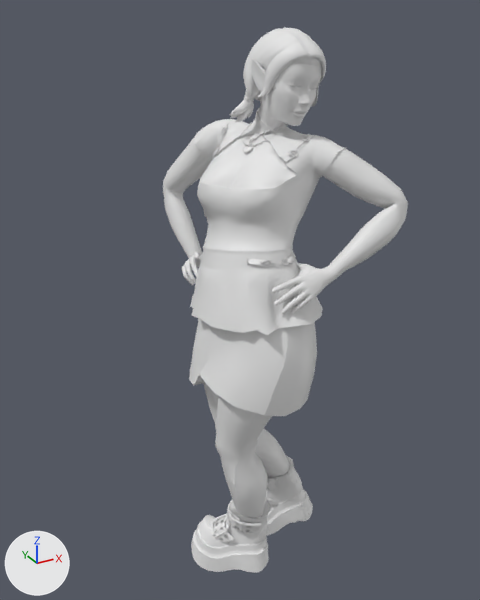
Renders of the glTF model projects/projectTwo/3dModels/stormNoune/stormNoune4.gltf from each side of a commit.
Rendered twice from a 50 mm lens placed at (-0.951, -1.675, 1.89), pointed at (0.031, 0.112, 0.996). Lighting does not change. The marker at lower left points along +X, +Y and +Z. The first picture is the older version. Vertices at exactly the same position are counted once.

The scene before the commit, as lines of its bpy script (objects in view):
```python
me_obj1_009 = bpy.data.meshes.new('obj1.009')
me_obj1_009.from_pydata(...)  # 19288 vertices, 37087 faces; spans x -0.2..0.41, y -0.26..0.47, z -0.01..1.84
me_obj1_009.materials.append(mat_material_001)  # its picture is missing
ob_obj1 = bpy.data.objects.new('obj1', me_obj1_009)
ob_obj1.location = (0.0, 0.0, 0.0)
```
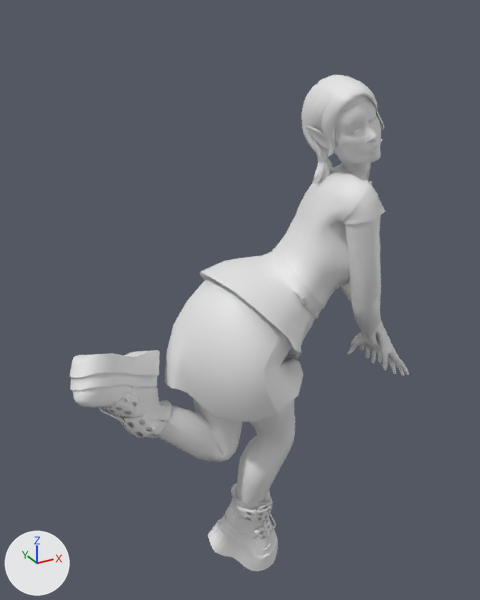
Location of each change, [x1, y1, x2, y2] in pixels of the pictures (480 x 600 px; the box of a moved part takes in the faces that stretch with it):
'obj1', reshaped (38% wider, 9% shorter): before [163, 27, 408, 573]; after [70, 75, 409, 572]
part 1 of me_obj1_009, moved or reshaped (not visible afterwards): before [242, 146, 253, 153]
part 2 of me_obj1_009, moved or reshaped: before [214, 516, 234, 543]; after [103, 392, 139, 417]
part 3 of me_obj1_009, moved or reshaped: before [210, 513, 229, 535]; after [99, 407, 124, 422]
part 4 of me_obj1_009, moved or reshaped (mostly hidden before): before [266, 496, 275, 504]; after [254, 517, 272, 540]
part 5 of me_obj1_009, moved or reshaped: before [163, 27, 408, 573]; after [70, 75, 409, 572]

Patch to the scene script:
```diff
--- a/projects/projectTwo/3dModels/stormNoune/stormNoune4.gltf.py
+++ b/projects/projectTwo/3dModels/stormNoune/stormNoune4.gltf.py
@@ me_obj1_009 @@
 # used by ob_obj1; location = (0.0, 0.0, 0.0)
-me_obj1_009.from_pydata(...)  # 19288 vertices, 37087 faces; spans x -0.2..0.41, y -0.26..0.47, z -0.01..1.84
+me_obj1_009.from_pydata(...)  # 19288 vertices, 37087 faces; spans x -0.58..0.54, y -0.28..0.24, z -0.02..1.72
+# me_obj1_009 part 1: the loose piece of 58 vertices spanning x 0.01..0.04, y 0.04..0.07, z 1.5..1.52 is multiplied about its middle by the matrix ((-0.4, -0.739, 0.542), (0.771, -0.591, -0.238), (0.497, 0.323, 0.806)), then moved by (0.35, -0.16, -0.18)
+# me_obj1_009 part 2: the loose piece of 596 vertices spanning x -0.13..-0.01, y -0.05..0.07, z 0.1..0.19 is multiplied about its middle by the matrix ((0.917, -0.416, -0.072), (-0.419, -0.874, -0.285), (0.055, 0.289, -0.966)), then moved by (-0.36, 0.02, 0.63)
+# me_obj1_009 part 3: the loose piece of 192 vertices spanning x -0.14..-0.07, y -0.02..0.06, z 0.14..0.2 is multiplied about its middle by the matrix ((1.042, -0.429, -0.085), (-0.435, -0.993, -0.319), (0.047, 0.327, -1.081)), then moved by (-0.36, 0.02, 0.59)
+# me_obj1_009 part 4: the loose piece of 596 vertices spanning x 0.1..0.21, y 0.05..0.17, z 0.11..0.19 is multiplied about its middle by the matrix ((-0.941, 0.324, 0.172), (-0.339, -0.948, -0.073), (0.139, -0.126, 0.993)), then moved by (-0.12, -0.13, 0.0)
+# me_obj1_009 part 5: 16214 of 19288 vertices moved; they spanned x -0.2..0.41, y -0.26..0.47, z -0.01..1.84 and now span x -0.58..0.54, y -0.28..0.24, z -0.02..1.72; mean shift (0.09, -0.1, -0.03); largest move (-0.1, 0.12, 0.0) -> (-0.47, 0.01, 0.97)
+# other edits to the shape of me_obj1_009 do not show in these pictures
 me_obj1_009.materials.append(mat_material_001)
```
